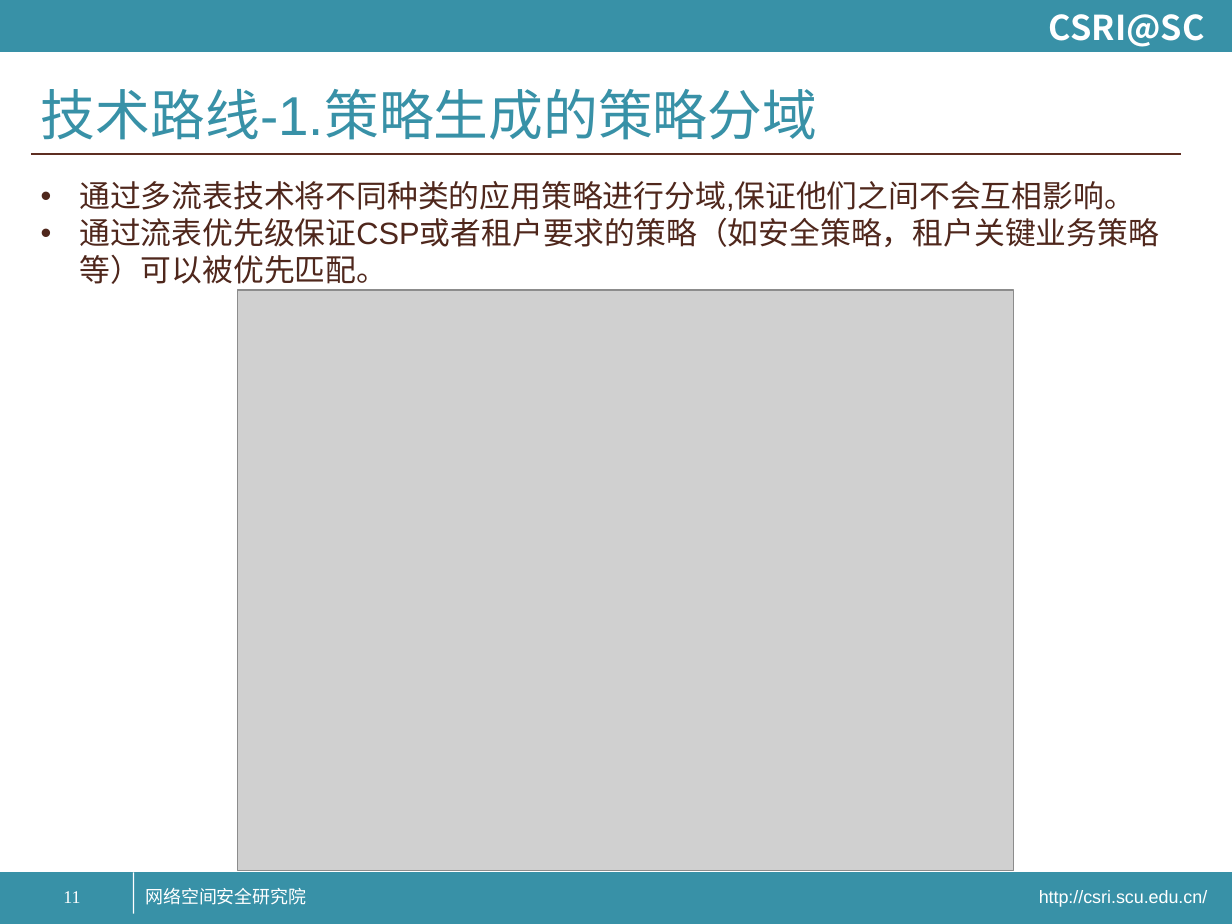
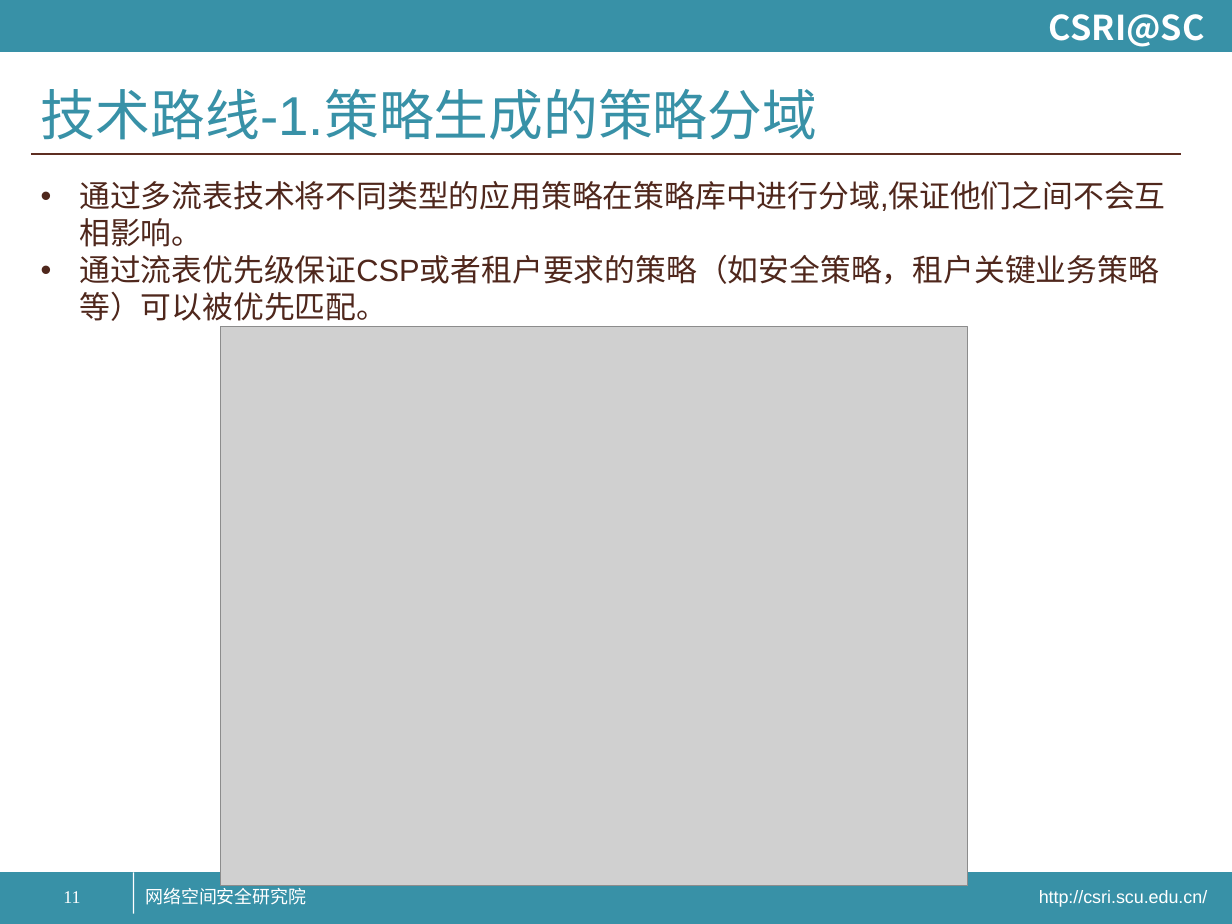
Before and after one commit to yuanmaomao/coorthing, a slide deck: slide 11 of IaaS下网络策略安全相关技术研究-苑中梁-v12.27-批注.pptx. Drawn at 1232x924 pixels with LibreOffice and Linux fonts; fonts in the diff are those of the drawing; grey boxes stand for pictures. Boxes give left, top, right and bottom in pixels: in the first picture for what was removed or moved away, otherwise in the second. Text is boxed around its words. In the diff, an @@ line names an element or a change of style, - is before the commit and + after.

```diff
--- a/IaaS下网络策略安全相关技术研究-苑中梁-v12.27-批注.pptx
+++ b/IaaS下网络策略安全相关技术研究-苑中梁-v12.27-批注.pptx
@@ text at box(79, 181, 1166, 247): text changed @@
-• 通过多流表技术将不同种类的应用策略进行分域,保证他们之间不会互相影响。
+• 通过多流表技术将不同类型的应用策略在策略库中进行分域,保证他们之间不会互相影响。
@@ picture: place and size @@
-picture at box(238, 290, 1014, 870)
+picture at box(221, 326, 967, 886)
```
Also in this commit, not shown: 1 other slide changed.
